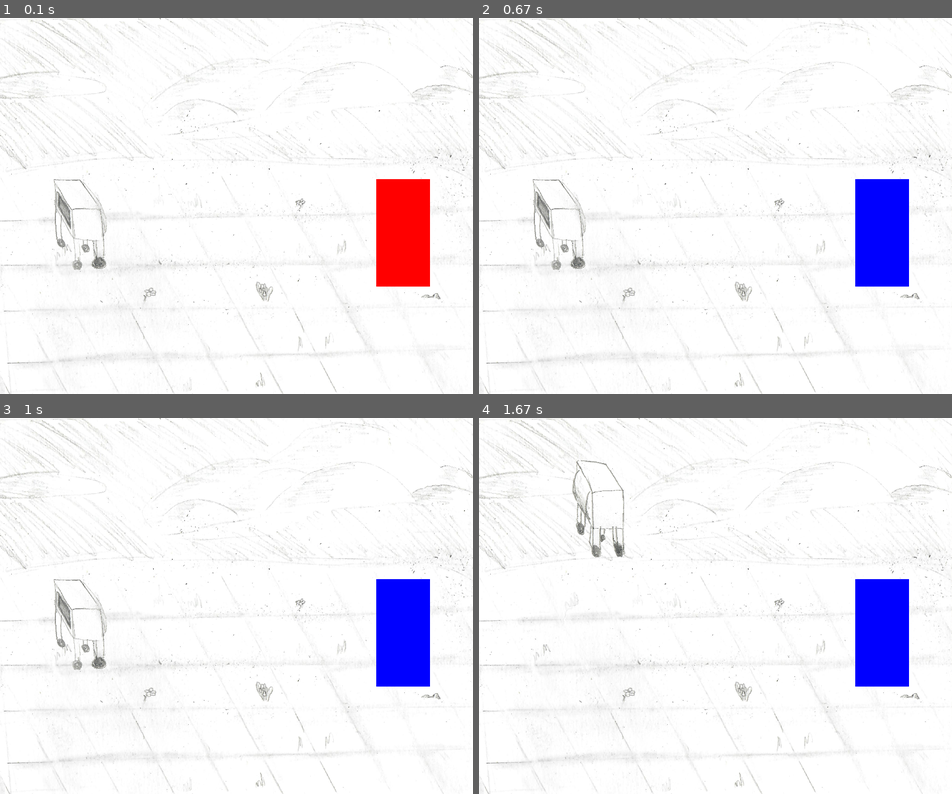
Above: before the commit, frames 1-4 (two rows, left to right).
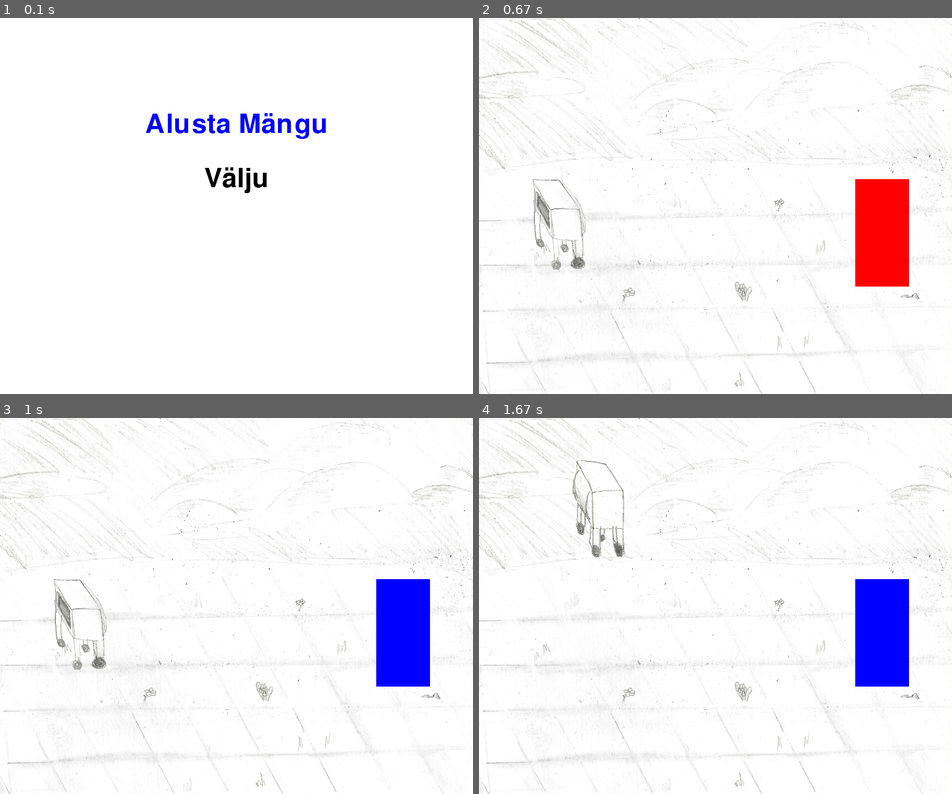
Above: after the commit, the same moments.

Repository: ReinUrmet/pygame_kooliprojekti_mang
Game: pygame game, started from main.py
The game is run twice, just before and just after one commit, with the same random seed, the same clock (stepped at 60 frames per second) and the same inputs.
Inputs (mouse positions are in pixels of both pictures, inside the frame that each line leads up to):
- Up to frame 1 (0.1 s): no input
- Up to frame 2 (0.67 s): click (715, 127) at 0.38 s, where only the run after the commit has a clickable "Alusta Mängu"
- Up to frame 3 (1 s): click (387, 594) at 0.72 s
- Up to frame 4 (1.67 s): hold Up 1-1.47 s; hold Right from 1.5 s (still down)

The runs differ from the first frame. In frame 1, 7.1% of the frame differs, in the area x 0-100%, y 0-100%; in frame 2, 3.2%; in frame 3, nothing differs; in frame 4, nothing differs.

Commit message:
main menu

Diff:
--- a/main.py
+++ b/main.py
@@ -5,8 +5,8 @@
 import functions_values as fv
 from object import Objekt
 from enemy import Enemy
+from Pintsel_Värv import Pintsel, Värv
 from main_menu import main_menu
-from Pintsel_Värv import Pintsel, Värv
 
 pygame.init()
 pygame.font.init()
@@ -26,12 +26,22 @@
 # Mõned värvid
 must = (0, 0, 0)
 valge = (255, 255, 255)
+roheline = (0, 255, 0)
+punane = (255, 0, 0)
 
+
+# Põhimenüü käivitamine
+action = main_menu(aken)
+if action == "start_game":
+    print("Mäng algab!")
+else:
+    pygame.quit()
+    sys.exit()
+
+# Mängu objektid
 taust = Objekt('background.png', width=ekraan_laius)
 mikro = Objekt("mikro_left.png", [100, 300], width=100, base_speed=8)
 pintsel = Pintsel("pencil.png", width=200)
-
-# Create an enemy instance
 vastane = Enemy(700, 300, 100, 200, (255, 0, 0), [500, 300], screen=aken)
 
 # Mängu tsükkel
@@ -40,6 +50,7 @@
 walk_change, brush_size, brush_size2, last_pos = 0, 0, 0, None
 to_render = []
 alpha = 0
+speed_length = float('inf')
 
 while True:
     time += 1
--- a/main_menu.py
+++ b/main_menu.py
@@ -1,30 +1,30 @@
 import pygame
 import sys
 
+# Mõned värvid
+must = (0, 0, 0)
+valge = (255, 255, 255)
+roheline = (0, 255, 0)
+punane = (255, 0, 0)
+sinine = (0, 0, 255)
+
+
+
 def main_menu(screen):
-    """Main menu function."""
-    # Colors and font
-    WHITE = (255, 255, 255)
-    BLACK = (0, 0, 0)
-    HIGHLIGHT = (255, 100, 100)
     font = pygame.font.Font(None, 74)
-
-    # Menu options
-    menu_options = ["Start Game", "Quit"]
+    menu_options = ["Alusta Mängu", "Välju"]
     selected_index = 0
 
     def render_menu():
-        """Render menu options."""
-        screen.fill(BLACK)
+        screen.fill(valge)
         for i, option in enumerate(menu_options):
-            color = HIGHLIGHT if i == selected_index else WHITE
+            color = sinine if i == selected_index else must
             text = font.render(option, True, color)
             text_rect = text.get_rect(center=(screen.get_width() // 2, 200 + i * 100))
             screen.blit(text, text_rect)
         pygame.display.flip()
 
     def handle_input():
-        """Handle input for the menu."""
         nonlocal selected_index
         for event in pygame.event.get():
             if event.type == pygame.QUIT:
@@ -37,15 +37,21 @@
                     selected_index = (selected_index + 1) % len(menu_options)
                 elif event.key == pygame.K_RETURN:
                     return selected_index
+            if event.type == pygame.MOUSEBUTTONDOWN:
+                if event.button == pygame.BUTTON_LEFT:
+                    mouse_x, mouse_y = pygame.mouse.get_pos()
+                    for i, option in enumerate(menu_options):
+                        text_rect = font.render(option, True, valge).get_rect(center=(screen.get_width() // 2, 200 + i * 100))
+                        if text_rect.collidepoint(mouse_x, mouse_y):
+                            return i
         return None
 
-    # Main menu loop
     while True:
         action = handle_input()
         if action is not None:
-            if action == 0:  # Start Game
+            if action == 0:  # Alusta Mängu
                 return "start_game"
-            elif action == 1:  # Quit
+            elif action == 1:  # Välju
                 pygame.quit()
                 sys.exit()
         render_menu()
